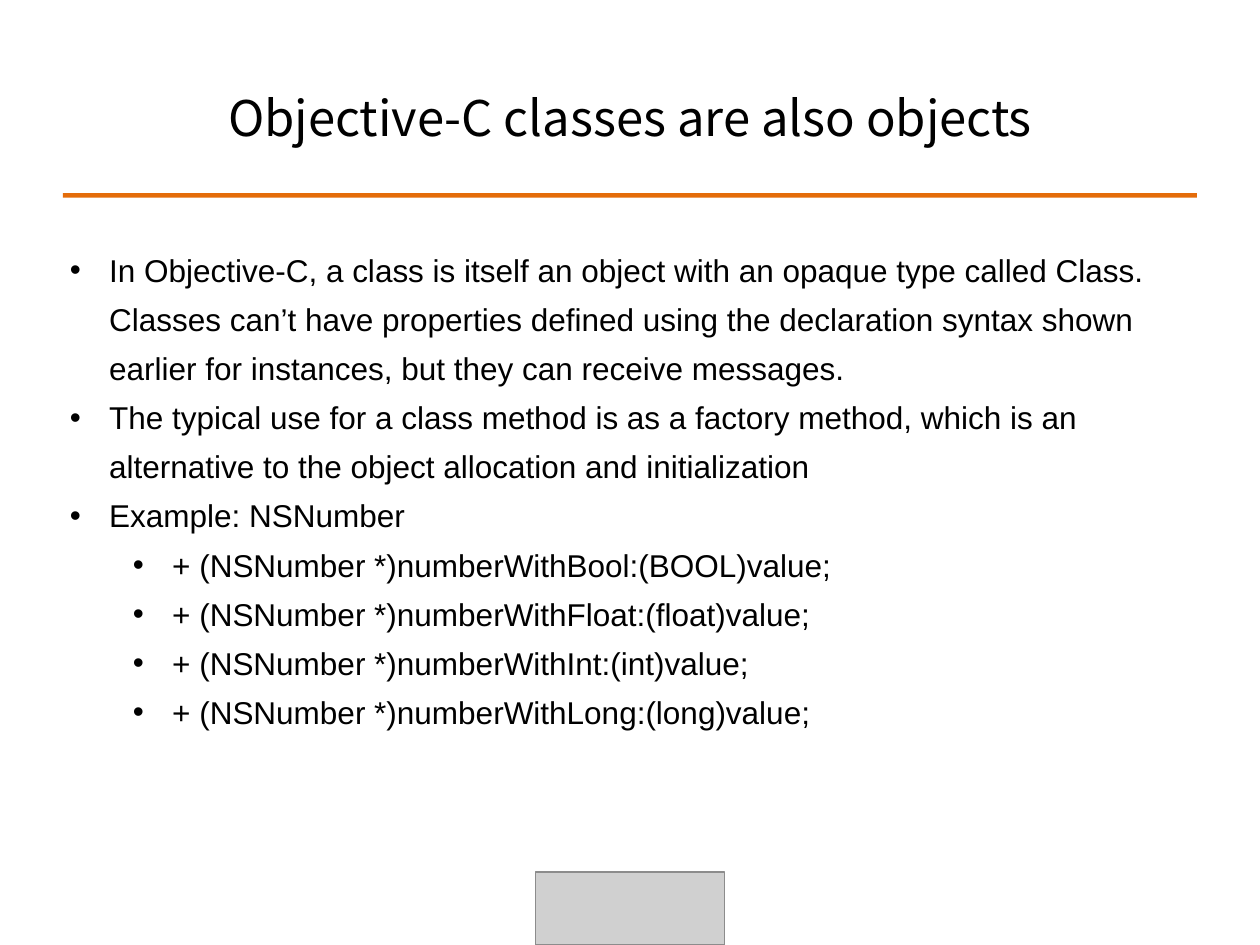
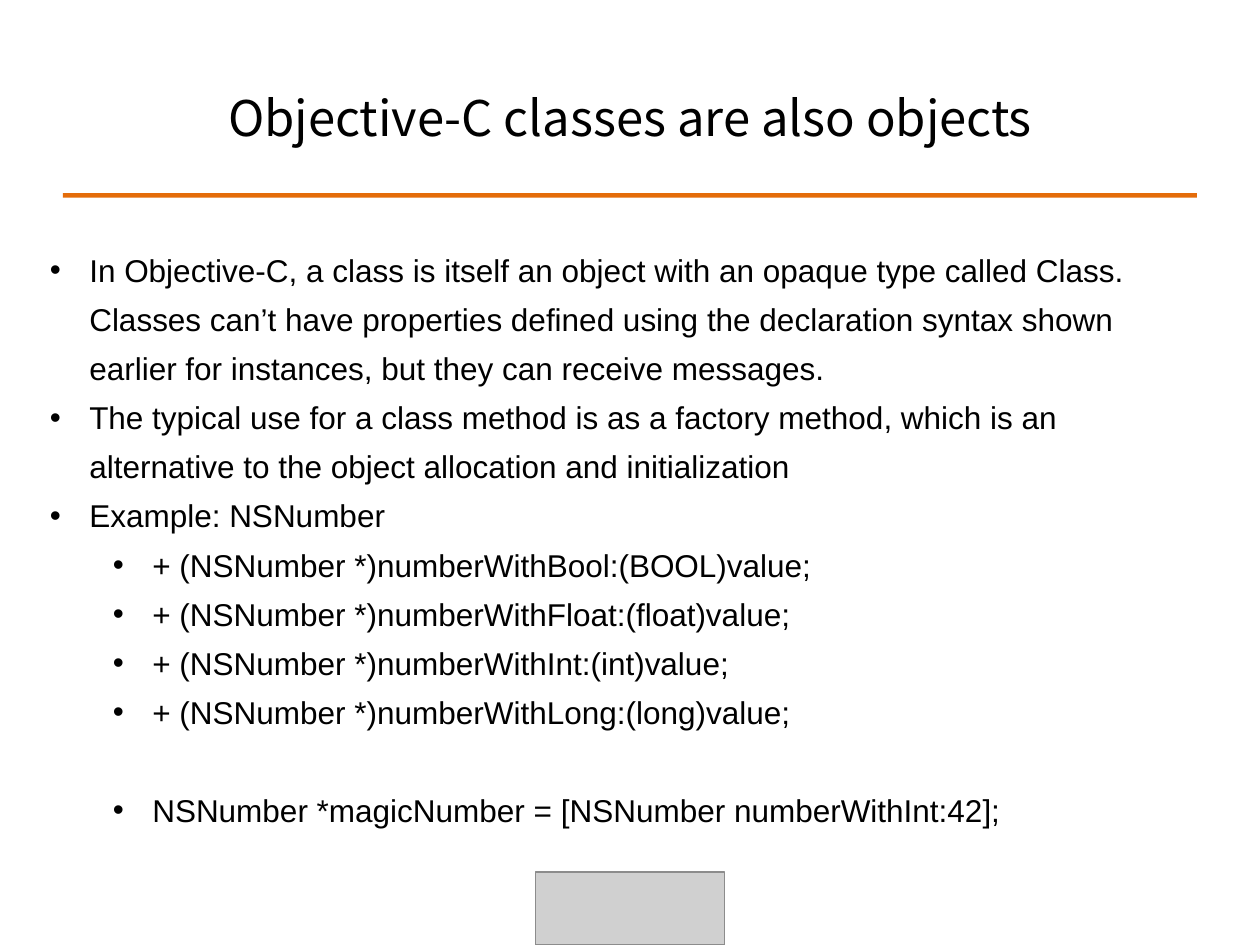
Before and after one commit to ALPHACamp/Camp-3-iOS-Dev, a slide deck: slide 28 of Class presentation/Week2 - Shyne/10-15-2014.ppt (slide 27 before the commit). Drawn at 1260x945 pixels with LibreOffice and Linux fonts; fonts in the diff are those of the drawing; grey boxes stand for pictures. Boxes give left, top, right and bottom in pixels: in the first picture for what was removed or moved away, otherwise in the second. Text is boxed around its words. In the diff, an @@ line names an element or a change of style, - is before the commit and + after.

```diff
--- a/Class presentation/Week2 - Shyne/10-15-2014.ppt
+++ b/Class presentation/Week2 - Shyne/10-15-2014.ppt
@@ text "In Objective-C, a class is ...": place and size @@
-text "In Objective-C, a class is ..." at box(109, 259, 1143, 730)
+text "In Objective-C, a class is ..." at box(89, 259, 1123, 828)
@@ text at box(152, 799, 1000, 828): paragraph added @@
+  • NSNumber *magicNumber = [NSNumber numberWithInt:42];
```
Also in this commit, not shown: 4 other slides changed, 1 slide added, 1 other file.
